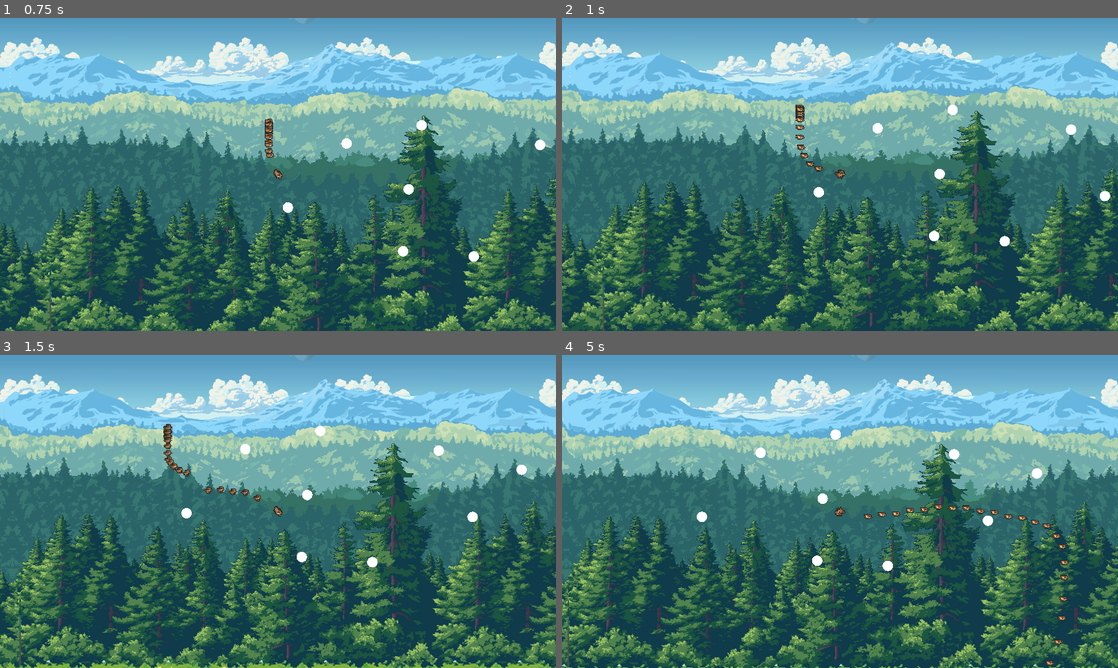
Above: before the commit, frames 1-4 (two rows, left to right).
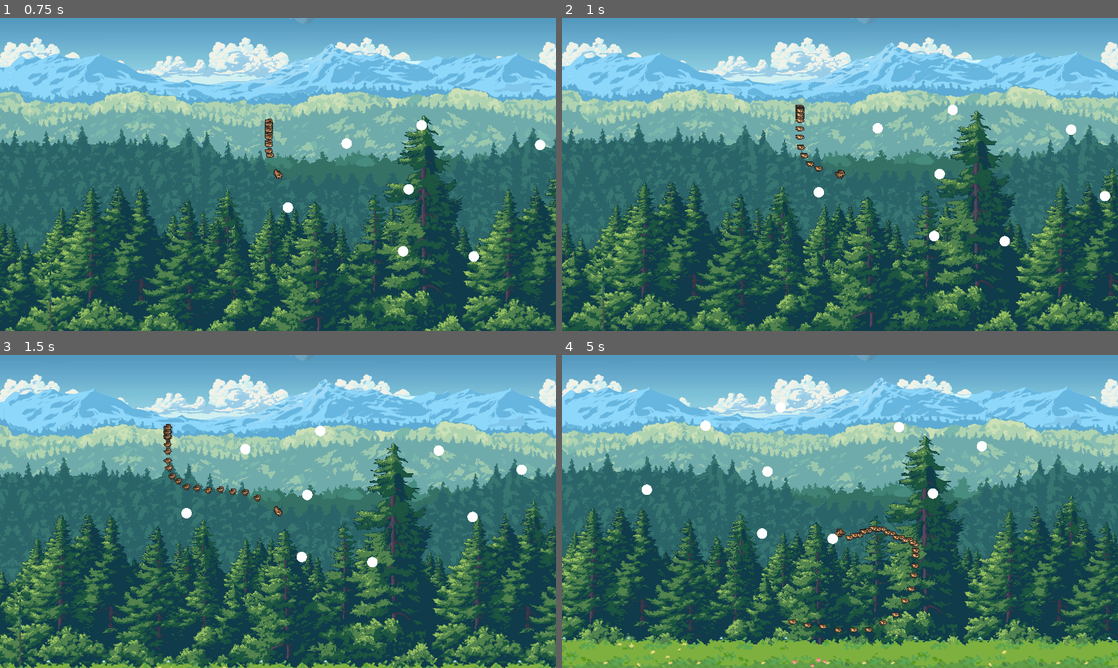
Above: after the commit, the same moments.

Repository: zalt00/sslip2
Game: Godot game, scene res://bird_stuff/bird_scene.tscn
The game is run twice, just before and just after one commit, with the same random seed, the same clock (stepped at 60 frames per second) and the same inputs. This scene is started directly instead of the project's main scene.
Inputs (mouse positions are in pixels of both pictures, inside the frame that each line leads up to):
- Up to frame 1 (0.75 s): move the mouse to (400, 158) at 0.52 s; press the mouse at (400, 158) at 0.53 s; hold D (move_right) from 0.53 s (still down)
- Up to frame 2 (1 s): keep holding D (move_right)
- Up to frame 3 (1.5 s): move the mouse to (166, 527) at 1.27 s; release D (move_right) at 1.28 s; release the mouse at (166, 527) at 1.28 s; hold S (move_down) from 1.28 s (still down); right-click (166, 527) at 1.35 s
- Up to frame 4 (5 s): click (728, 527) at 1.55 s; move the mouse to (895, 442) at 2.02 s; release S (move_down) at 2.03 s; press the mouse at (895, 442) at 2.03 s; hold D (move_right) 2.03-2.78 s; move the mouse to (812, 574) at 2.77 s; release the mouse at (812, 574) at 2.78 s; hold W (move_up) 2.78-3.53 s; click (812, 574) at 2.85 s; move the mouse to (1006, 558) at 3.52 s; press the mouse at (1006, 558) at 3.53 s; hold A (move_left) from 3.53 s (still down); right-click (1006, 558) at 3.6 s; move the mouse to (673, 464) at 4.27 s; release the mouse at (673, 464) at 4.28 s; click (673, 464) at 4.35 s

Frame 1 is identical in both runs. In frame 2, less than 0.1% of the frame differs, in the area x 42-44%, y 28-37%; in frame 3, 0.3%; in frame 4, 46%, in the area x 0-100%, y 7-100%.

Commit message:
Adds a death + death animation

Diff:
--- a/bird_stuff/bird.gd
+++ b/bird_stuff/bird.gd
@@ -18,6 +18,7 @@
 var chick_interval = 5
 var chicks: Array = []
 var time_since_last_loop = 0
+var dead = false
 
 func _ready() -> void:
 	num_positions = (num_chicks + 1) * chick_interval
@@ -31,37 +32,41 @@
 func _process(delta: float) -> void:
 	previous_positions.pop_back()
 	previous_positions.push_front(position)
-	for i in range(num_chicks):
-		chicks[i].virtual_position = previous_positions[chick_interval * (i + 1)]
-		chicks[i].virtual_position.y += 15. * ((1 + i) ** .1) * sin(.005 * Time.get_ticks_msec() + .5 * i)
-		var h = i * 49824.4975
-		h = h - int(h)
-		h *= TAU
-		chicks[i].virtual_position.y += 5. * sin(.02 * Time.get_ticks_msec() + h)
+	if !dead:
+		for i in range(num_chicks):
+			chicks[i].virtual_position = previous_positions[chick_interval * (i + 1)]
+			chicks[i].virtual_position.y += 15. * ((1 + i) ** .1) * sin(.005 * Time.get_ticks_msec() + .5 * i)
+			var h = i * 49824.4975
+			h = h - int(h)
+			h *= TAU
+			chicks[i].virtual_position.y += 5. * sin(.02 * Time.get_ticks_msec() + h)
 	$Area2D/CollisionShape2D.shape.points = []
 	time_since_last_loop += delta
 	var loop_found = false
-	for i in range(num_chicks):
-		for j in range(i + 5, num_chicks):
-			if (chicks[j].node.position - chicks[i].node.position).length() < 40.:
-				loop_found = true
-				if time_since_last_loop >= 1.:
-					time_since_last_loop = 0.
-					if (j - i + 1) % 2 == 1:
-						--j
-					for k in range(i, (i + j) / 2):
-						var tmp = chicks[k].node.position
-						chicks[k].interpolation_factor = 1.
-						chicks[k + (j - i + 1) / 2].interpolation_factor = 1.
-						chicks[k].node.position = chicks[k + (j - i + 1) / 2].node.position
-						chicks[k + (j - i + 1) / 2].node.position = tmp
-				var polygon: PackedVector2Array = []
-				for k in range(i, j + 1):
-					polygon.append(to_local(chicks[k].virtual_position))
-				$Area2D/CollisionShape2D.shape.points = polygon
+
+	if !dead:
+		# LOOP DETECTION + KILL ANIMATION
+		for i in range(num_chicks):
+			for j in range(i + 5, num_chicks):
+				if (chicks[j].node.position - chicks[i].node.position).length() < 40.:
+					loop_found = true
+					if time_since_last_loop >= 1.5:
+						time_since_last_loop = 0.
+						if (j - i + 1) % 2 == 1:
+							--j
+						for k in range(i, (i + j) / 2):
+							var tmp = chicks[k].node.position
+							chicks[k].interpolation_factor = 1.
+							chicks[k + (j - i + 1) / 2].interpolation_factor = 1.
+							chicks[k].node.position = chicks[k + (j - i + 1) / 2].node.position
+							chicks[k + (j - i + 1) / 2].node.position = tmp
+					var polygon: PackedVector2Array = []
+					for k in range(i, j + 1):
+						polygon.append(to_local(chicks[k].virtual_position))
+					$Area2D/CollisionShape2D.shape.points = polygon
+					break
+			if loop_found:
 				break
-		if loop_found:
-			break
 	for i in range(num_chicks):
 		chicks[i].interpolation_factor = lerp(chicks[i].interpolation_factor, 10., 1. * delta)
 		chicks[i].node.position = lerp(chicks[i].node.position, chicks[i].virtual_position, chicks[i].interpolation_factor * delta)
@@ -73,6 +78,8 @@
 	return current + sign(diff) * delta
 
 func _physics_process(delta: float) -> void:
+	if dead:
+		return
 	velocity.y += 600. * delta #* (1 + cos(velocity.angle()) ** 2) / 2
 	var l = velocity.length()
 	var a = velocity.angle()
@@ -82,23 +89,27 @@
 	var target_angle = Vector2(target_x, target_y).angle()
 	if (Vector2(target_x, target_y).length() > .3):
 		a = move_towards_angle(a, target_angle, 4. * delta)
-	"""
-	var a_delta = 0
-	if (Input.get_action_strength("move_right") > .3):
-		a += 4. * delta
-	if (Input.get_action_strength("move_left") > .3):
-		a -= 4. * delta
-	a += a_delta
-	"""
 	velocity.x = l * cos(a)
 	velocity.y = l * sin(a)
+	if position.y > 900.:
+		if velocity.length() > 100.:
+			if velocity.y > 0:
+				velocity.y *= -.7
+				velocity.x *= .7
+		else:
+			dead = true
+			for c in chicks:
+				c.virtual_position.x = randf_range(-1., 1.)
+				c.virtual_position.y = randf_range(-1., 0.)
+				c.virtual_position = position + 2000. * c.virtual_position.normalized()
+				c.interpolation_factor = 0.
 	rotation = a + PI / 2
 	move_and_slide()
 
 	for body in $Area2D.get_overlapping_bodies():
 		if is_instance_of(body, Mechant):
 			body.queue_free()
-			velocity += velocity.normalized() * 50.0
+			velocity += velocity.normalized() * 50.
 
 func _on_area_2d_body_entered(body: Node2D) -> void:
 	print(body)
